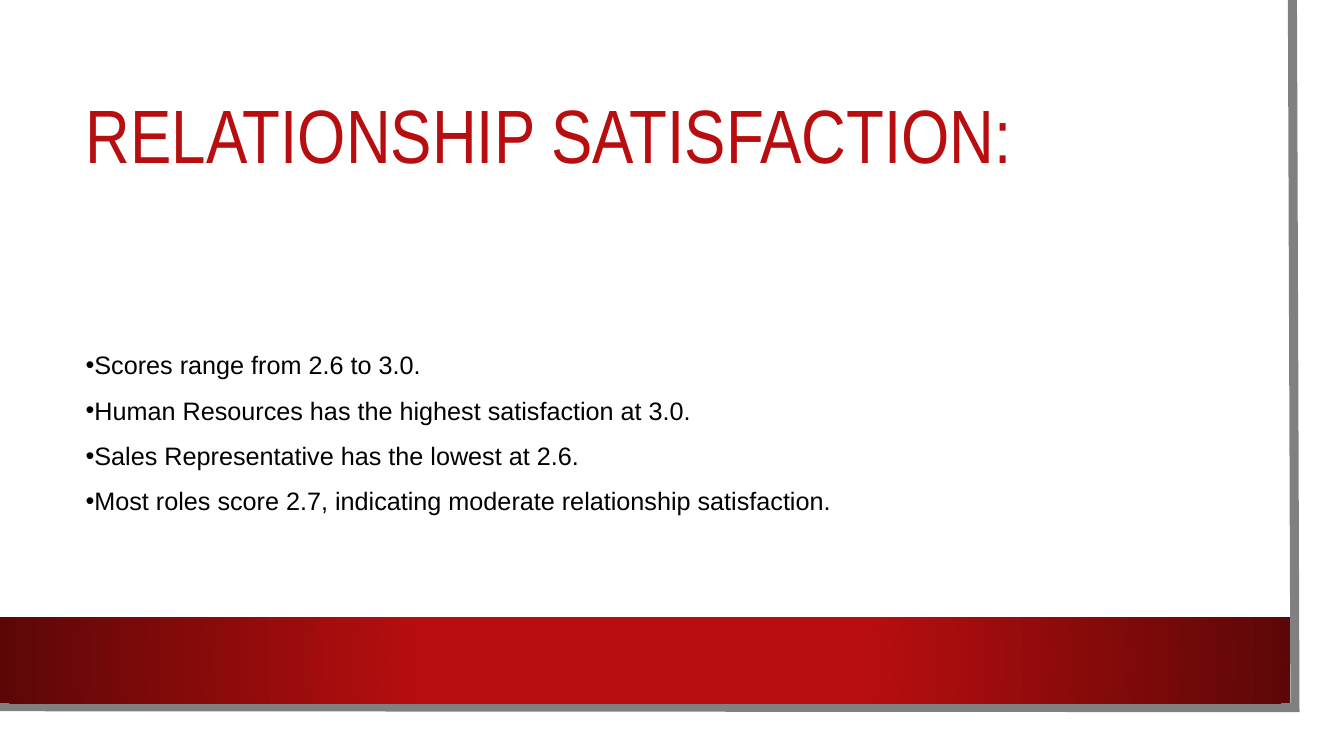
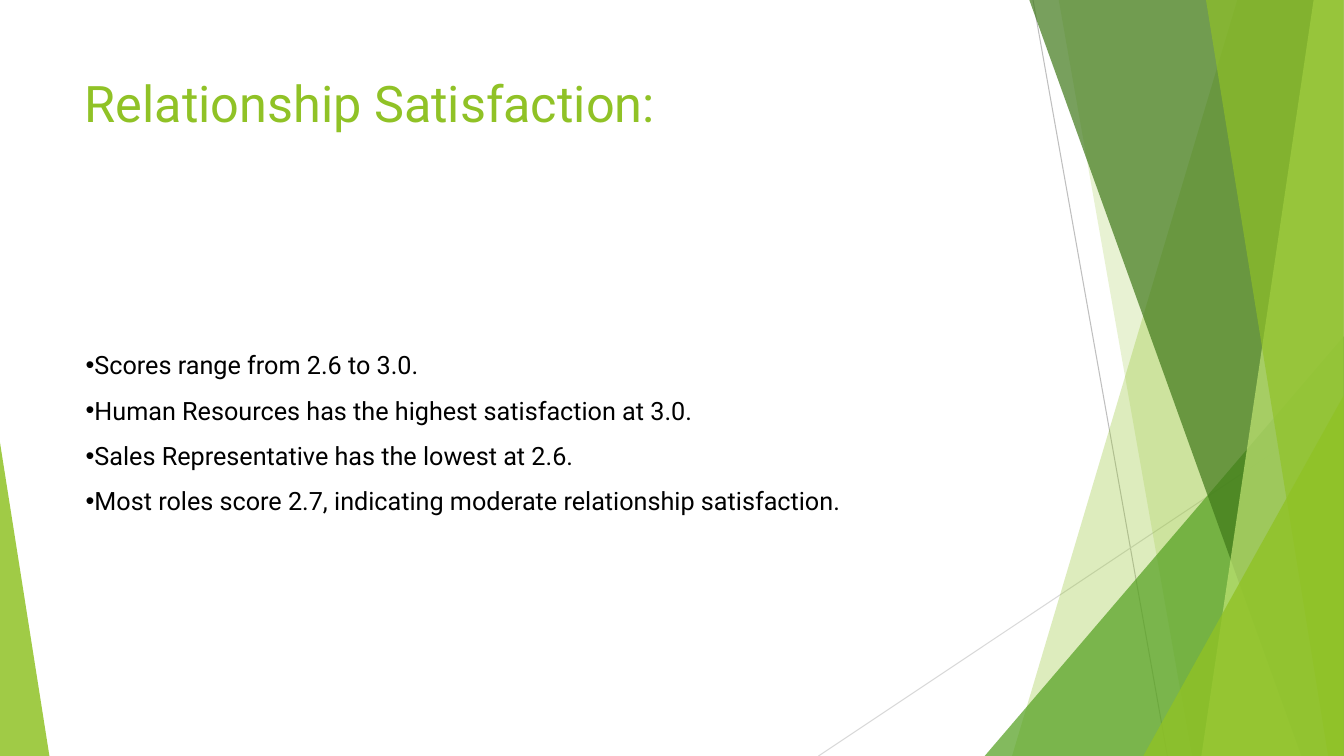
Before and after one commit to Technocolabs100/Attrition-Analysis-and-Prediction, a slide deck: slide 5 of Work-Life Balance and Engagement Analysis.pptx. Drawn at 1344x756 pixels with LibreOffice and Linux fonts; fonts in the diff are those of the drawing; background and template pictures are left out. Boxes give left, top, right and bottom in pixels: in the first picture for what was removed or moved away, otherwise in the second. Text is boxed around its words. In the diff, an @@ line names an element or a change of style, - is before the commit and + after.

```diff
--- a/Work-Life Balance and Engagement Analysis.pptx
+++ b/Work-Life Balance and Engagement Analysis.pptx
@@ rectangle removed at [0,0,1321,733] @@
@@ freeform shape removed at [0,0,1296,708] @@
@@ title "Relationship Satisfaction:" at [85,83,655,133]: vertical alignment middle to top @@
@@ title at [85,83,655,133]: text changed; size 54 to 36 pt; font Arial Narrow to Roboto; text colour #B80E0F to #90C226 @@
-RELATIONSHIP SATISFACTION:
+Relationship Satisfaction:
@@ text "Scores range from 2.6 to ..." at [94,355,840,516]: font Arial to Roboto @@
@@ group added at [0,0,1344,756]: 5 freeform shapes, 3 triangles, 2 lines @@
@@ rectangle removed at [0,617,1291,703] @@
```
Also in this commit, not shown: 6 other slides changed.
